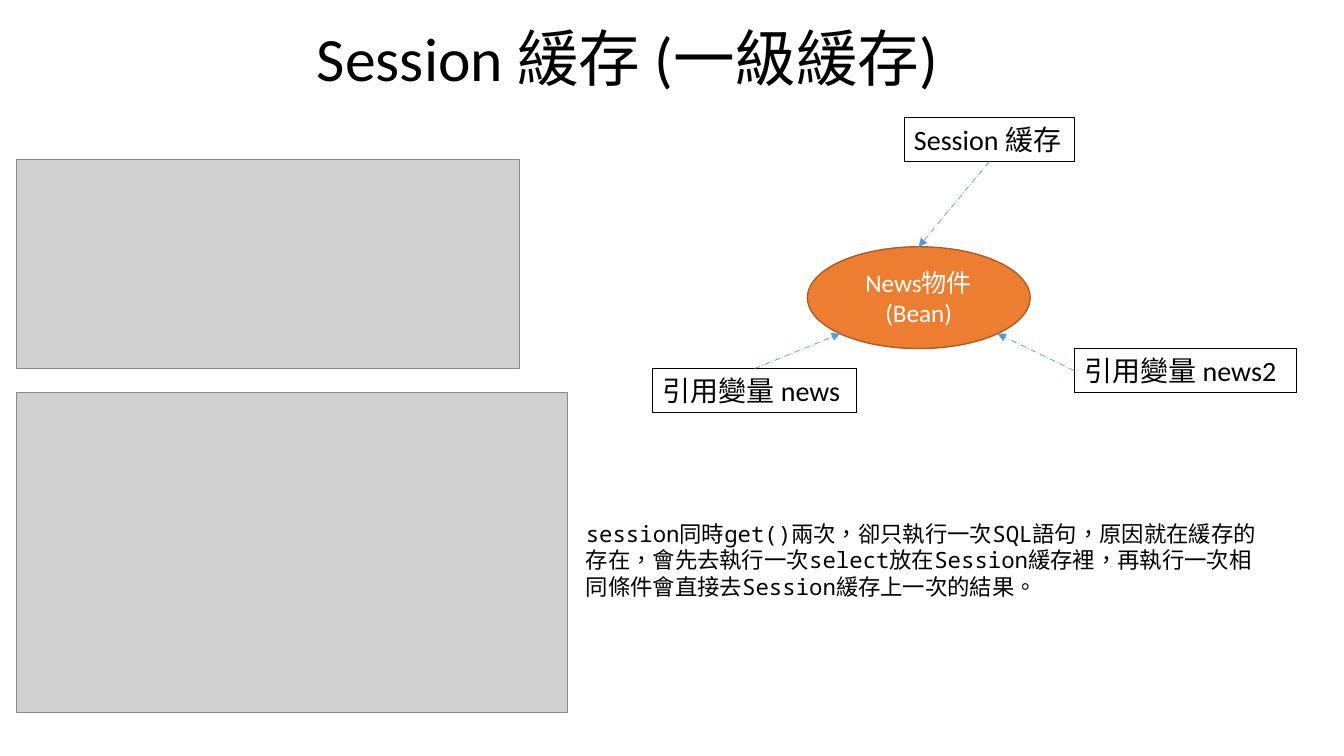
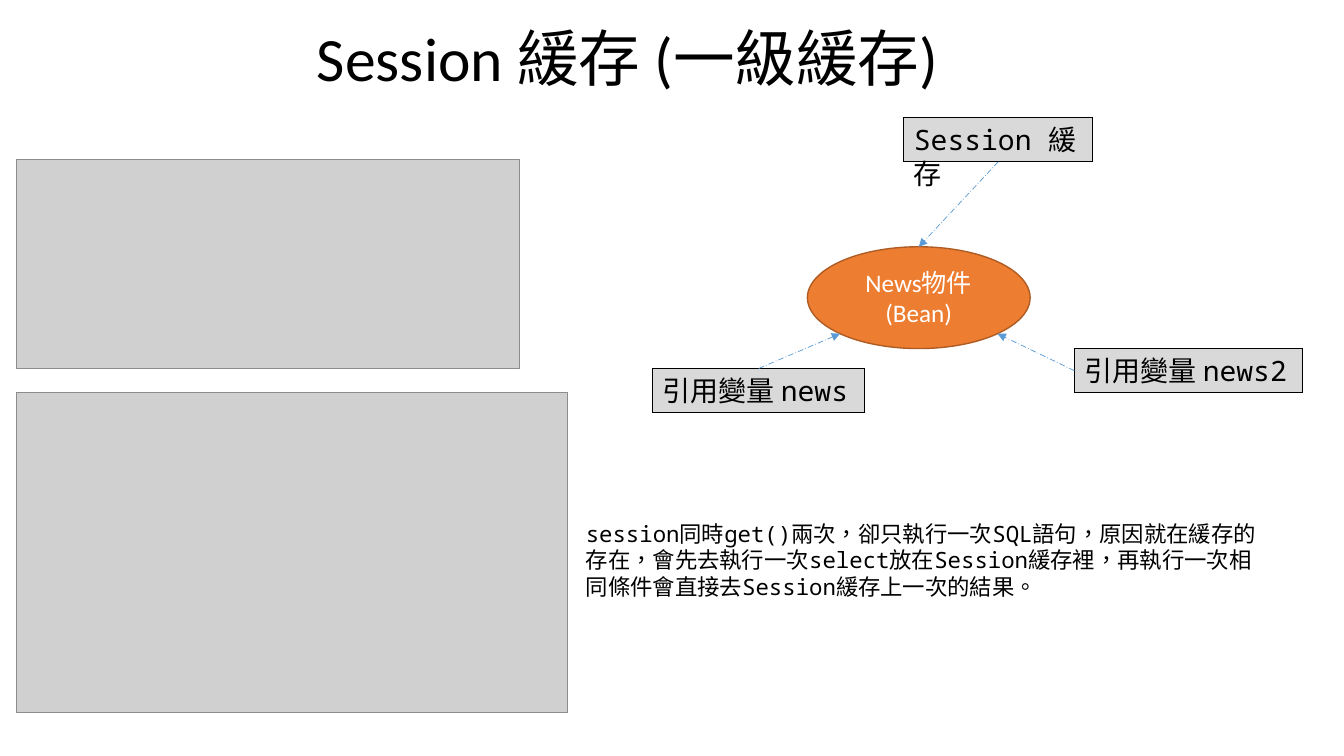
Before and after one commit to kiss78832/jay_project, a slide deck: slide 11 of 流程圖.pptx. Drawn at 1344x756 pixels with LibreOffice and Linux fonts; fonts in the diff are those of the drawing; grey boxes stand for pictures. Boxes give left, top, right and bottom in pixels: in the first picture for what was removed or moved away, otherwise in the second. Text is boxed around its words. In the diff, an @@ line names an element or a change of style, - is before the commit and + after.

```diff
--- a/流程圖.pptx
+++ b/流程圖.pptx
@@ font Calibri to Noto Sans Mono; fill none to #D9D9D9 in 3 elements at bbox=[1075, 349, 1303, 393], bbox=[652, 369, 865, 413], bbox=[904, 118, 1093, 162] @@
@@ rectangle "Session 緩存": place and size @@
-rectangle "Session 緩存" at bbox=[904, 118, 1075, 162]
+rectangle "Session 緩存" at bbox=[904, 118, 1093, 162]
@@ arrow moved from (989, 161) - (920, 247) to (998, 161) - (920, 247) @@
@@ arrow moved from (755, 369) - (840, 334) to (759, 369) - (840, 334) @@
@@ rectangle "引用變量 news2": place and size @@
-rectangle "引用變量 news2" at bbox=[1075, 349, 1297, 393]
+rectangle "引用變量 news2" at bbox=[1075, 349, 1303, 393]
@@ rectangle "引用變量 news": place and size @@
-rectangle "引用變量 news" at bbox=[652, 369, 857, 413]
+rectangle "引用變量 news" at bbox=[652, 369, 865, 413]
```
Also in this commit, not shown: 3 other slides changed, 1 slide added, 25 other files.
